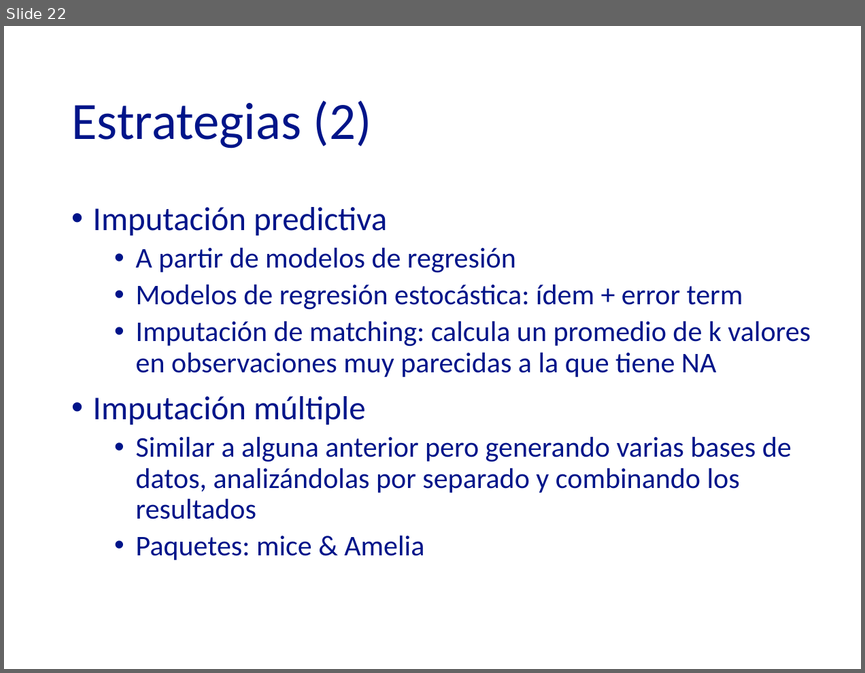
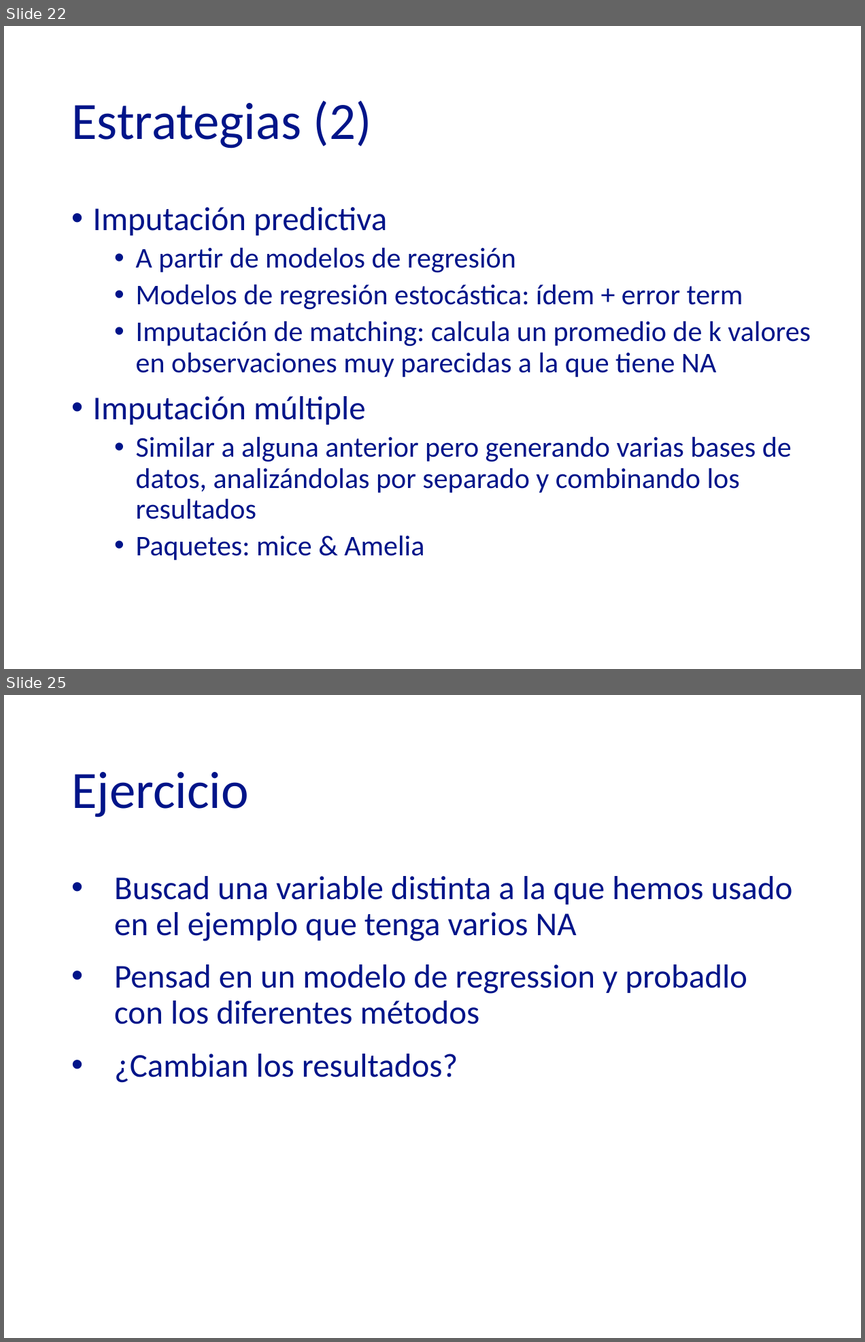
Before and after one commit to rosaagg/24-25_mape_talleres1, a slide deck: 0_presentaciones/24-25_TAPI_P4.pptx. Shown one above the other, each under a label of ours: slide 22 before the commit, slides 22 and 25 after it; the slides between them are not shown. The pictures are 865x673 and 865x1342 pixels, drawn with LibreOffice and Linux fonts; fonts in the diff are those of the drawing. Boxes give left, top, right and bottom in pixels: in the first picture for what was removed or moved away, otherwise in the second. Text is boxed around its words. In the diff, an @@ line names an element or a change of style, - is before the commit and + after.

```diff
--- a/0_presentaciones/24-25_TAPI_P4.pptx
+++ b/0_presentaciones/24-25_TAPI_P4.pptx
@@ slide 25 added at (4,695,861,1338), background #FFFFFF @@
@@ title added at (71,772,249,817), 44 pt, text #001489 @@
+Ejercicio
@@ text added at (114,876,793,1083), 28 pt, text #001489 @@
+• Buscad una variable distinta a la que hemos usado en el ejemplo que tenga varios NA
+• Pensad en un modelo de regression y probadlo con los diferentes métodos
+• ¿Cambian los resultados?
```
Also in this commit, not shown: 11 slides changed, 1 other slide added, 1 slide removed, 9 other files.
